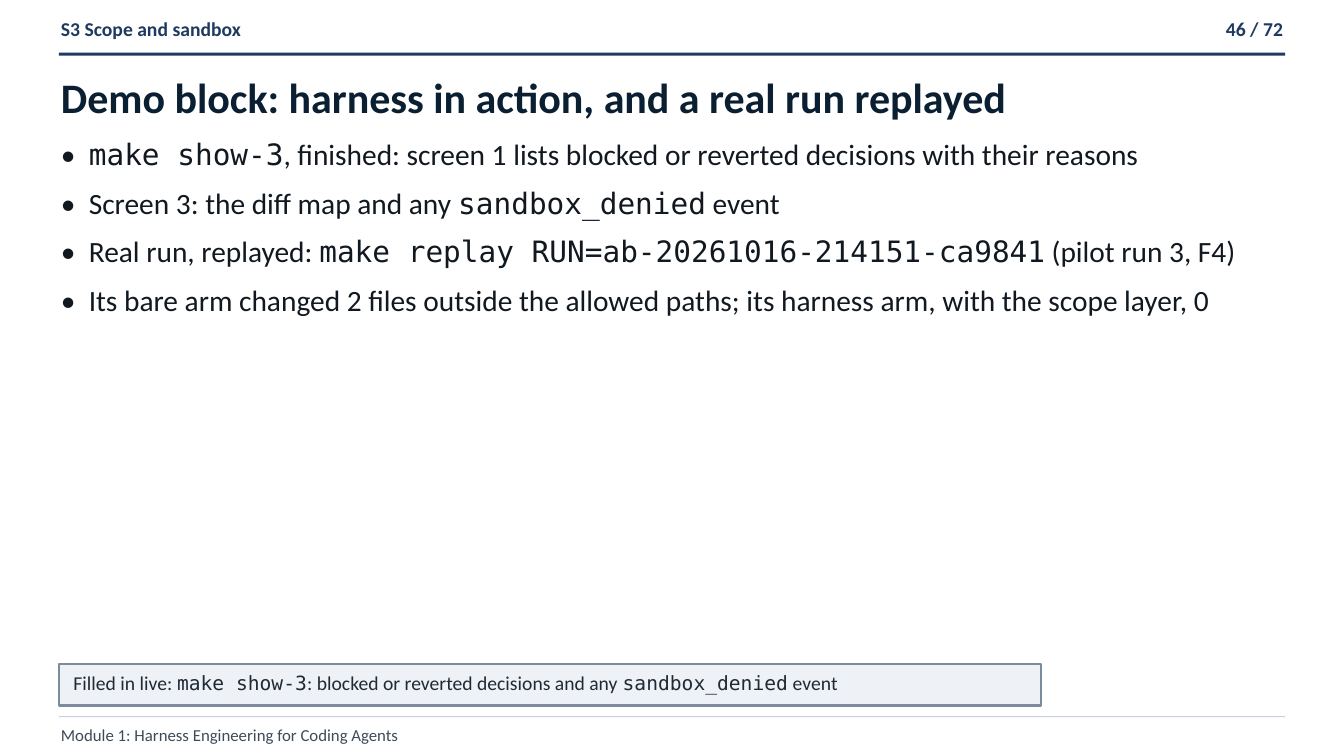
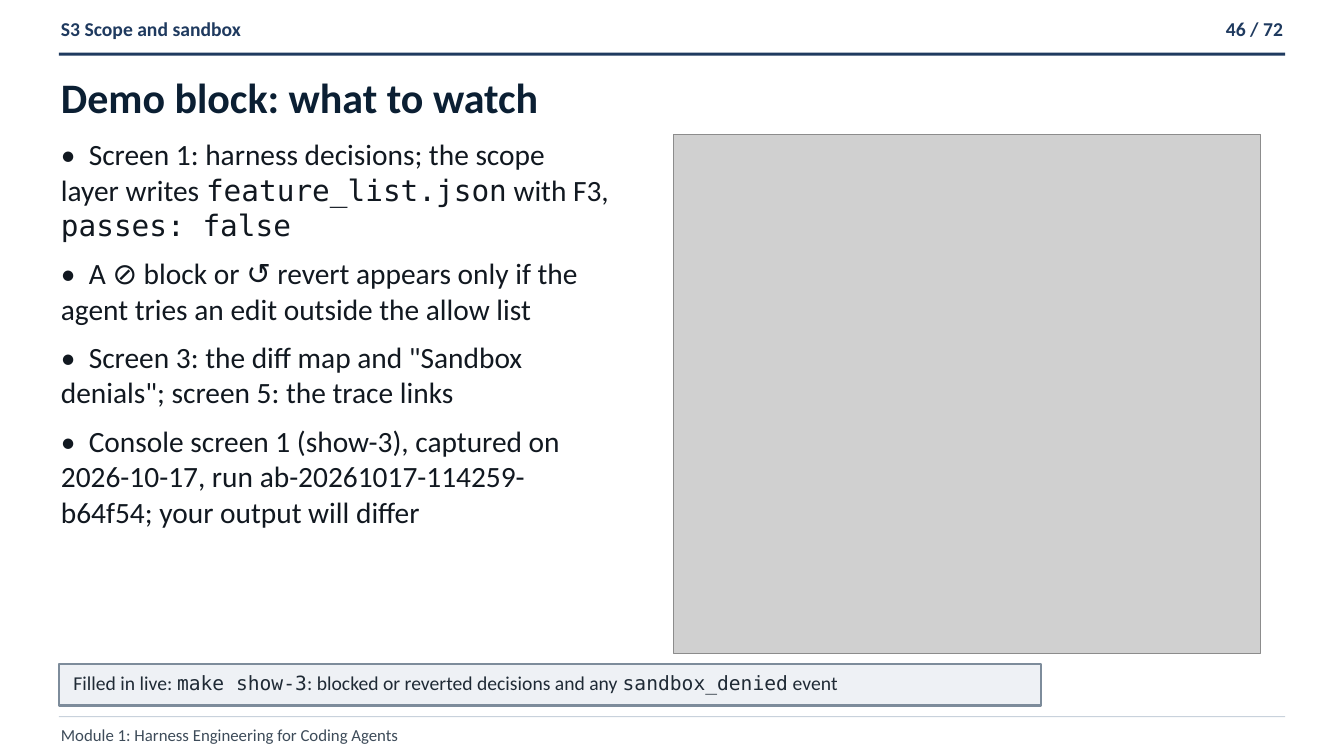
Before and after one commit to ANI-IN/shipharness-dev, a slide deck: slide 46 of slides/deck.pptx. Drawn at 1344x756 pixels with LibreOffice and Linux fonts; fonts in the diff are those of the drawing; grey boxes stand for pictures. Boxes give left, top, right and bottom in pixels: in the first picture for what was removed or moved away, otherwise in the second. Text is boxed around its words. In the diff, an @@ line names an element or a change of style, - is before the commit and + after.

```diff
--- a/slides/deck.pptx
+++ b/slides/deck.pptx
@@ text at <box>61,83,538,114</box>: text changed @@
-Demo block: harness in action, and a real run replayed
+Demo block: what to watch
@@ text at <box>61,144,609,528</box>: text changed @@
-• make show-3, finished: screen 1 lists blocked or reverted decisions with their reasons
-• Screen 3: the diff map and any sandbox_denied event
-• Real run, replayed: make replay RUN=ab-20261016-214151-ca9841 (pilot run 3, F4)
-• Its bare arm changed 2 files outside the allowed paths; its harness arm, with the scope layer, 0
+• Screen 1: harness decisions; the scope layer writes feature_list.json with F3, passes: false
+• A ⊘ block or ↺ revert appears only if the agent tries an edit outside the allow list
+• Screen 3: the diff map and "Sandbox denials"; screen 5: the trace links
+• Console screen 1 (show-3), captured on 2026-10-17, run ab-20261017-114259-b64f54; your output will differ
@@ picture added at <box>674,134,1261,653</box> @@
```
Also in this commit, not shown: 19 other slides changed, 10 other files.
